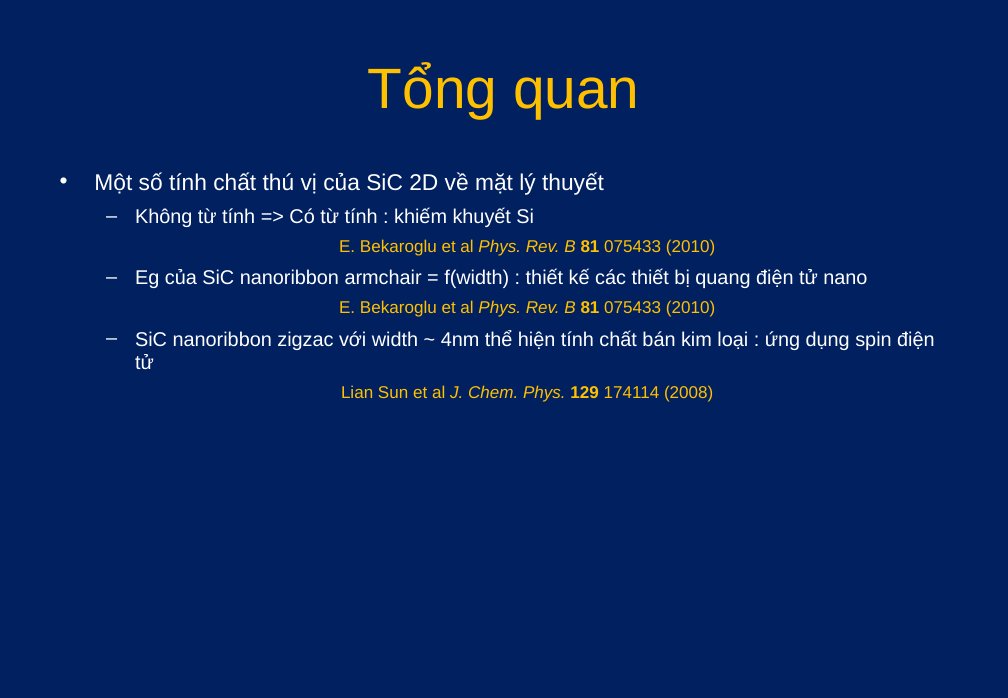
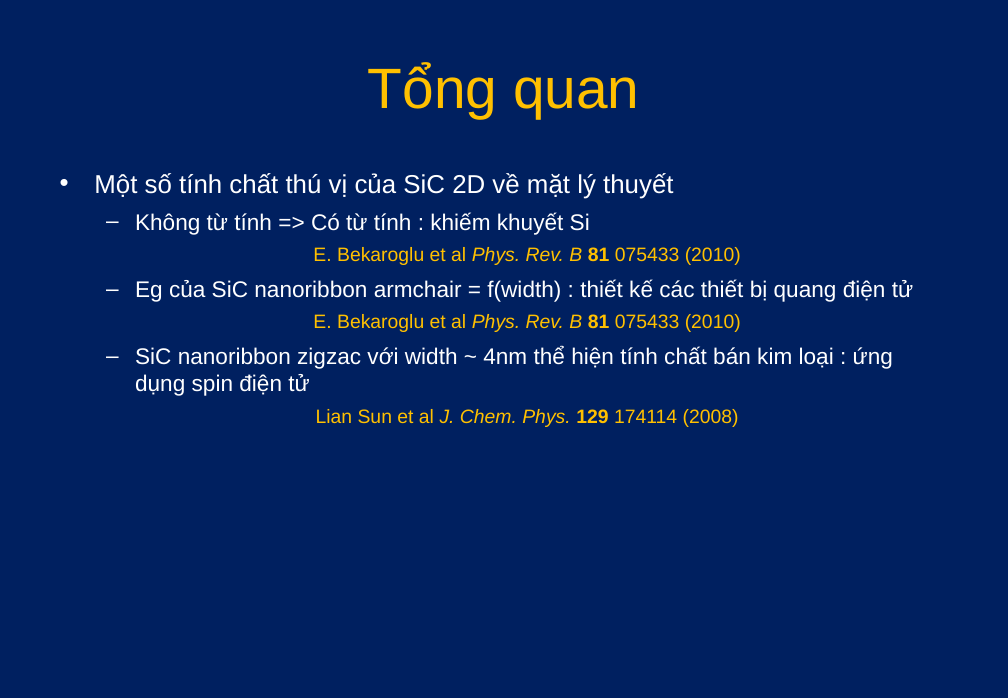
Before and after one commit to sanglh/LVTN, a slide deck: slide 5 of Document/De cuong luan van/Đề cương.ppt. Drawn at 1008x698 pixels with LibreOffice and Linux fonts; fonts in the diff are those of the drawing. Boxes give left, top, right and bottom in pixels: in the first picture for what was removed or moved away, otherwise in the second. Text is boxed around its words. In the diff, an @@ line names an element or a change of style, - is before the commit and + after.

```diff
--- a/Document/De cuong luan van/Đề cương.ppt
+++ b/Document/De cuong luan van/Đề cương.ppt
@@ text at box(94, 173, 893, 427): size 17.6 to 20 pt in "Một số tính chất thú vị của ..."; size 15.4 to 17.5 pt in "Không từ tính => Có từ tính ...", "SiC nanoribbon zigzac với width ~ 4nm ..."; size 13.2 to 15 pt in "E. Bekaroglu et al Phys. Rev. B ...", "E. Bekaroglu et al Phys. Rev. B ...", "Lian Sun et al J. Chem. Phys. ..." @@
@@ text at box(135, 279, 913, 302): text changed; size 15.4 to 17.5 pt @@
-  – Eg của SiC nanoribbon armchair = f(width) : thiết kế các thiết bị quang điện tử nano
+  – Eg của SiC nanoribbon armchair = f(width) : thiết kế các thiết bị quang điện tử
```
Also in this commit, not shown: 4 other slides changed, 1 slide added, 8 other files.
